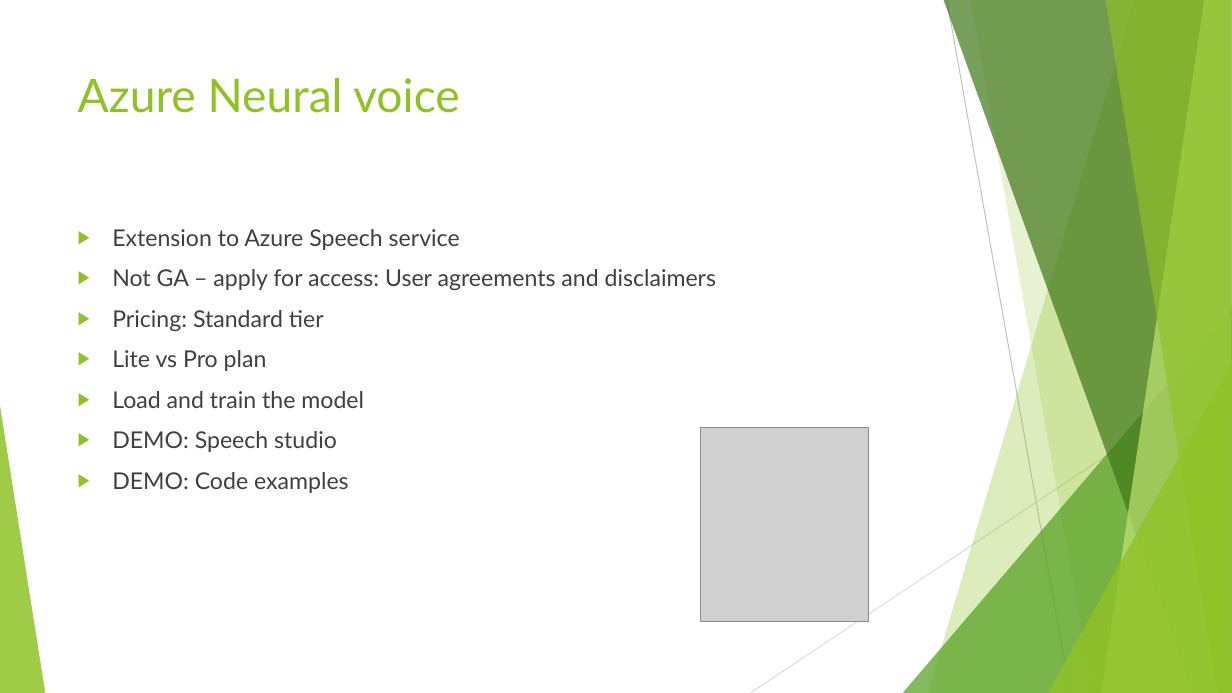
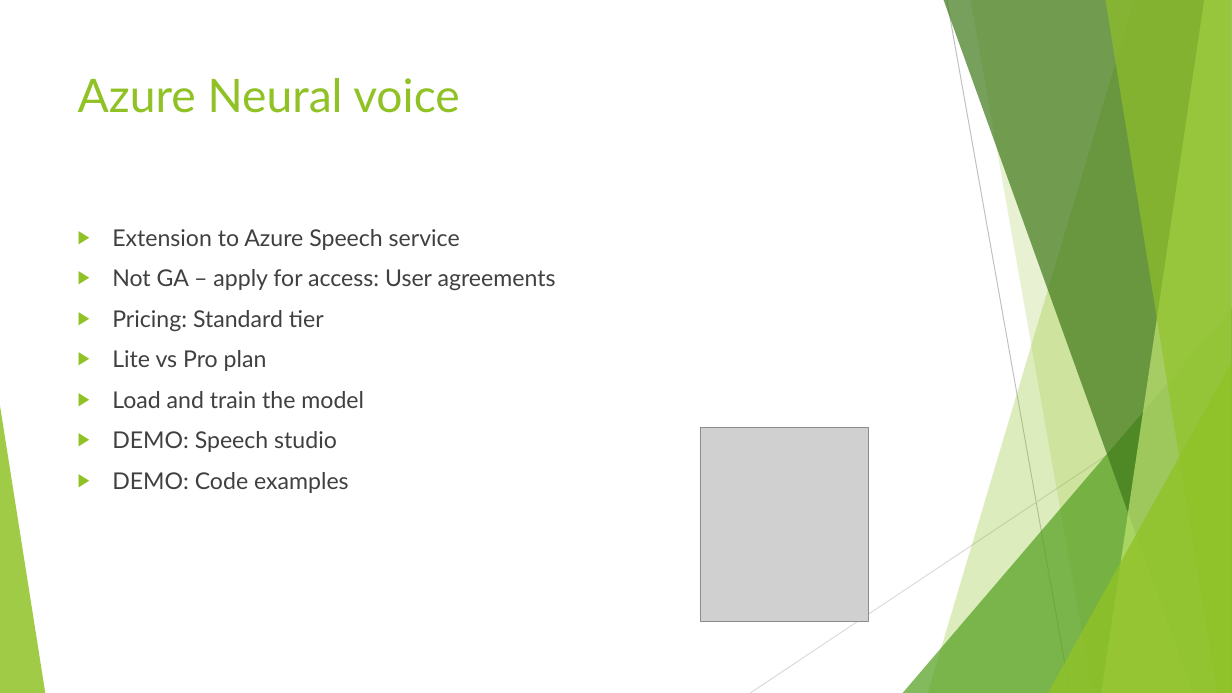
Before and after one commit to johnstaveley/JaaS, a slide deck: slide 6 of JaaS.pptx. Drawn at 1232x693 pixels with LibreOffice and Linux fonts; fonts in the diff are those of the drawing; grey boxes stand for pictures. Boxes give left, top, right and bottom in pixels: in the first picture for what was removed or moved away, otherwise in the second. Text is boxed around its words. In the diff, an @@ line names an element or a change of style, - is before the commit and + after.

```diff
--- a/JaaS.pptx
+++ b/JaaS.pptx
@@ text at box(112, 269, 556, 290): text changed @@
-▶ Not GA – apply for access: User agreements and disclaimers
+▶ Not GA – apply for access: User agreements
```
Also in this commit, not shown: 2 other slides changed, 2 other files.
